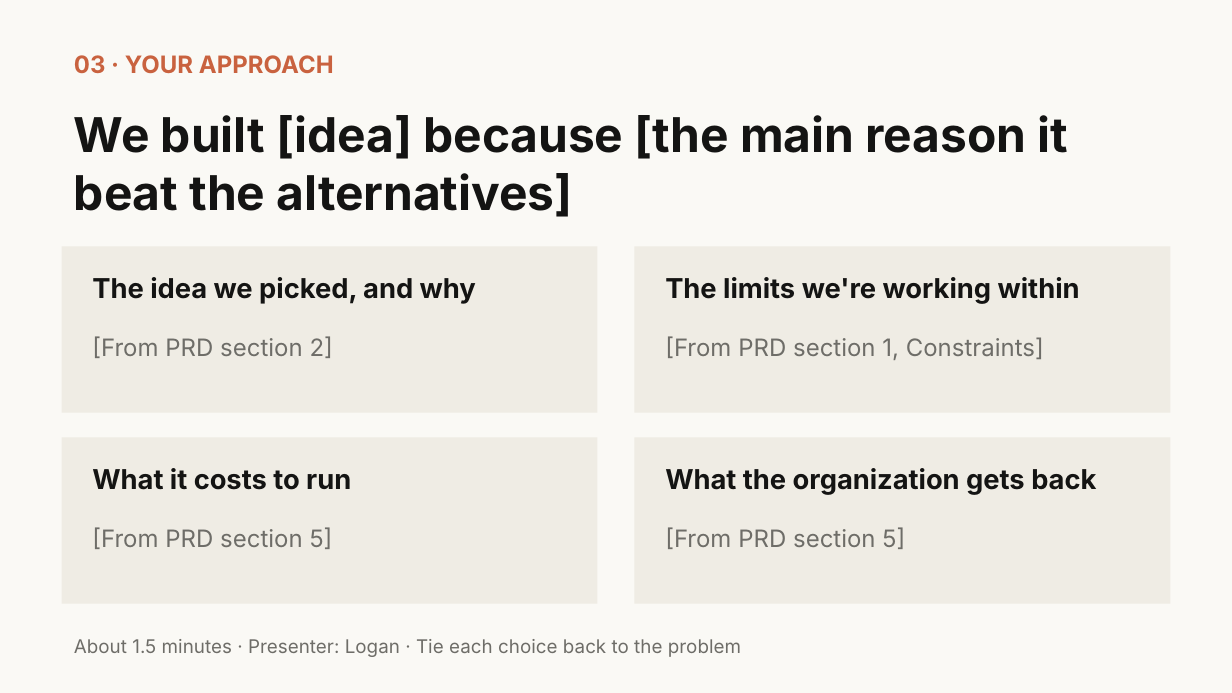
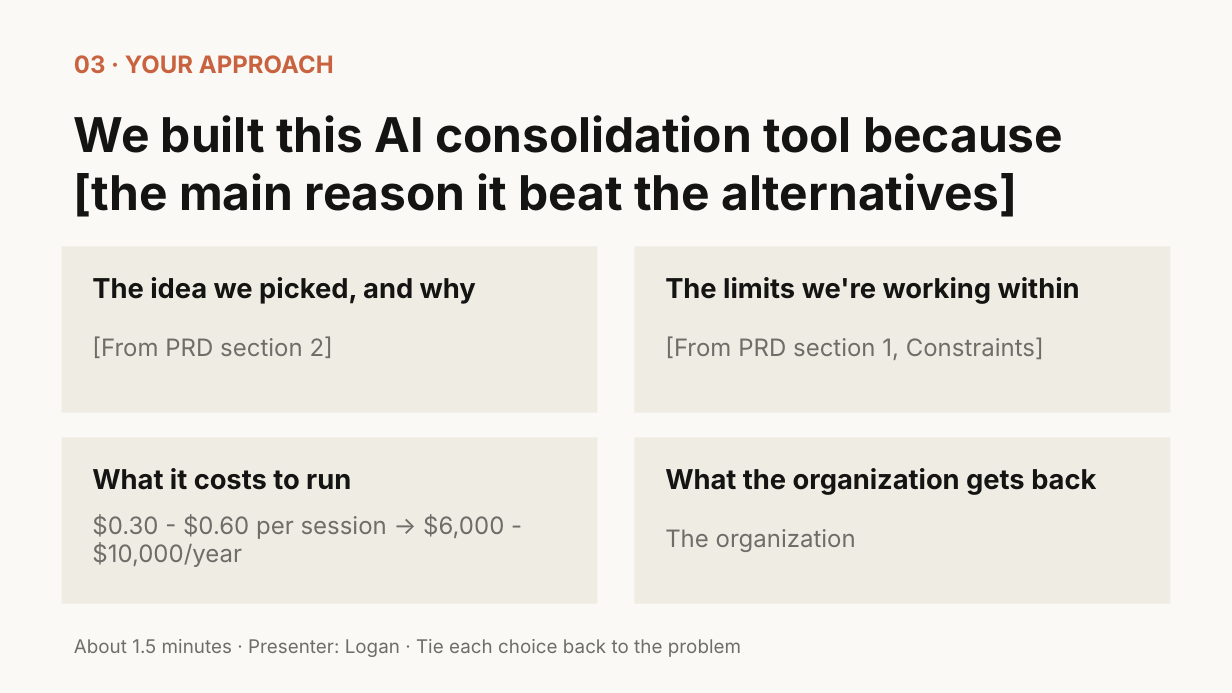
Before and after one commit to ewhites/basecamp-cc-YUU-AI-MVP, a slide deck: slide 5 of docs/basecamp-discovery/Panel presentation - Day 5.pptx. Drawn at 1232x693 pixels with LibreOffice and Linux fonts; fonts in the diff are those of the drawing. Boxes give left, top, right and bottom in pixels: in the first picture for what was removed or moved away, otherwise in the second. Text is boxed around its words. In the diff, an @@ line names an element or a change of style, - is before the commit and + after.

```diff
--- a/docs/basecamp-discovery/Panel presentation - Day 5.pptx
+++ b/docs/basecamp-discovery/Panel presentation - Day 5.pptx
@@ text at (74,115,1063,217): text changed @@
-We built [idea] because [the main reason it beat the alternatives]
+We built this AI consolidation tool because [the main reason it beat the alternatives]
@@ text at (92,514,504,567): text changed @@
-[From PRD section 5]
+$0.30 - $0.60 per session → $6,000 - $10,000/year
@@ text at (665,529,856,552): text changed @@
-[From PRD section 5]
+The organization
```
Also in this commit, not shown: 3 other slides changed.
